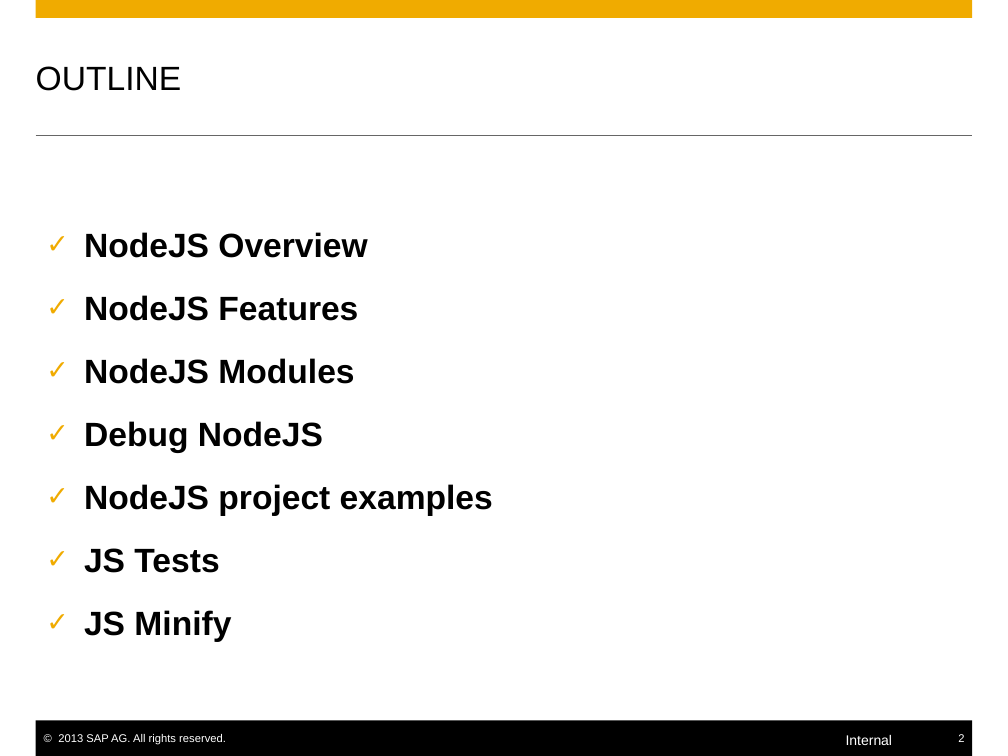
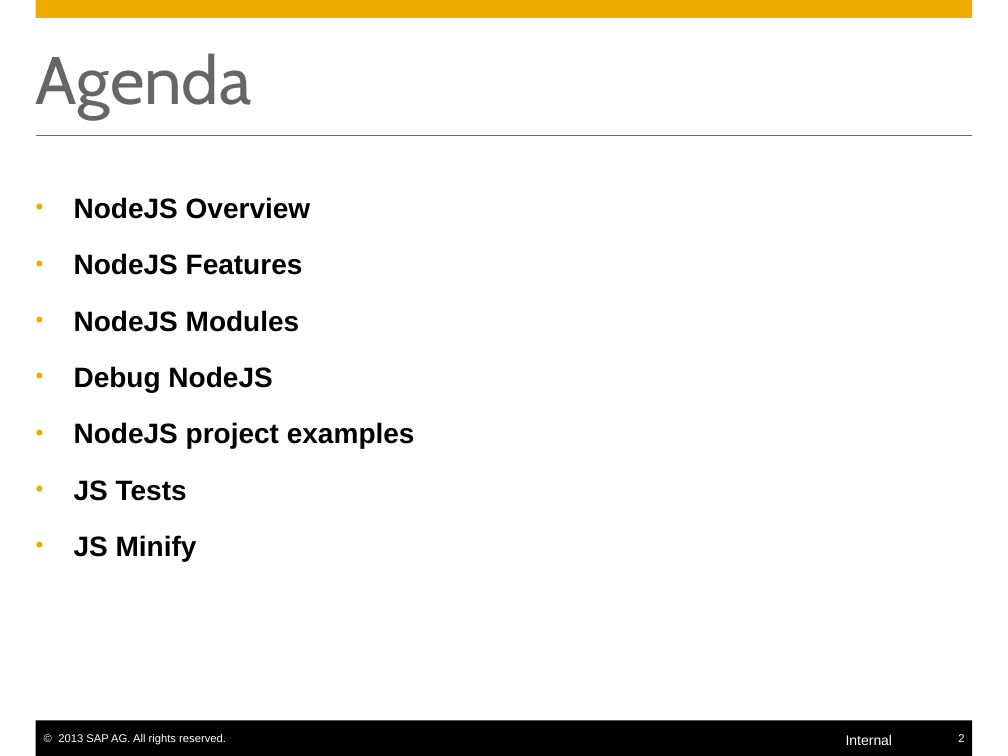
Before and after one commit to yjhcjykwbk-jlsec/mynodejs, a slide deck: slide 2 of nodejs.pptx. Drawn at 1008x756 pixels with LibreOffice and Linux fonts; fonts in the diff are those of the drawing. Boxes give left, top, right and bottom in pixels: in the first picture for what was removed or moved away, otherwise in the second. Text is boxed around its words. In the diff, an @@ line names an element or a change of style, - is before the commit and + after.

```diff
--- a/nodejs.pptx
+++ b/nodejs.pptx
@@ title at (x1=36, y1=53, x2=252, y2=119): text changed; size 24 to 48 pt; font Arial to Cabin; text colour #000000 to #666666 @@
-OUTLINE
+Agenda
@@ text "NodeJS Overview" moved from (x1=84, y1=232, x2=493, y2=642) to (x1=74, y1=197, x2=415, y2=561) @@
@@ text "NodeJS Overview" at (x1=74, y1=197, x2=415, y2=561): size 24 to 20 pt; bullet ✓ to • @@
```
Also in this commit, not shown: 17 other slides changed, 8 slides added, 2 slides removed, 6 other files.
